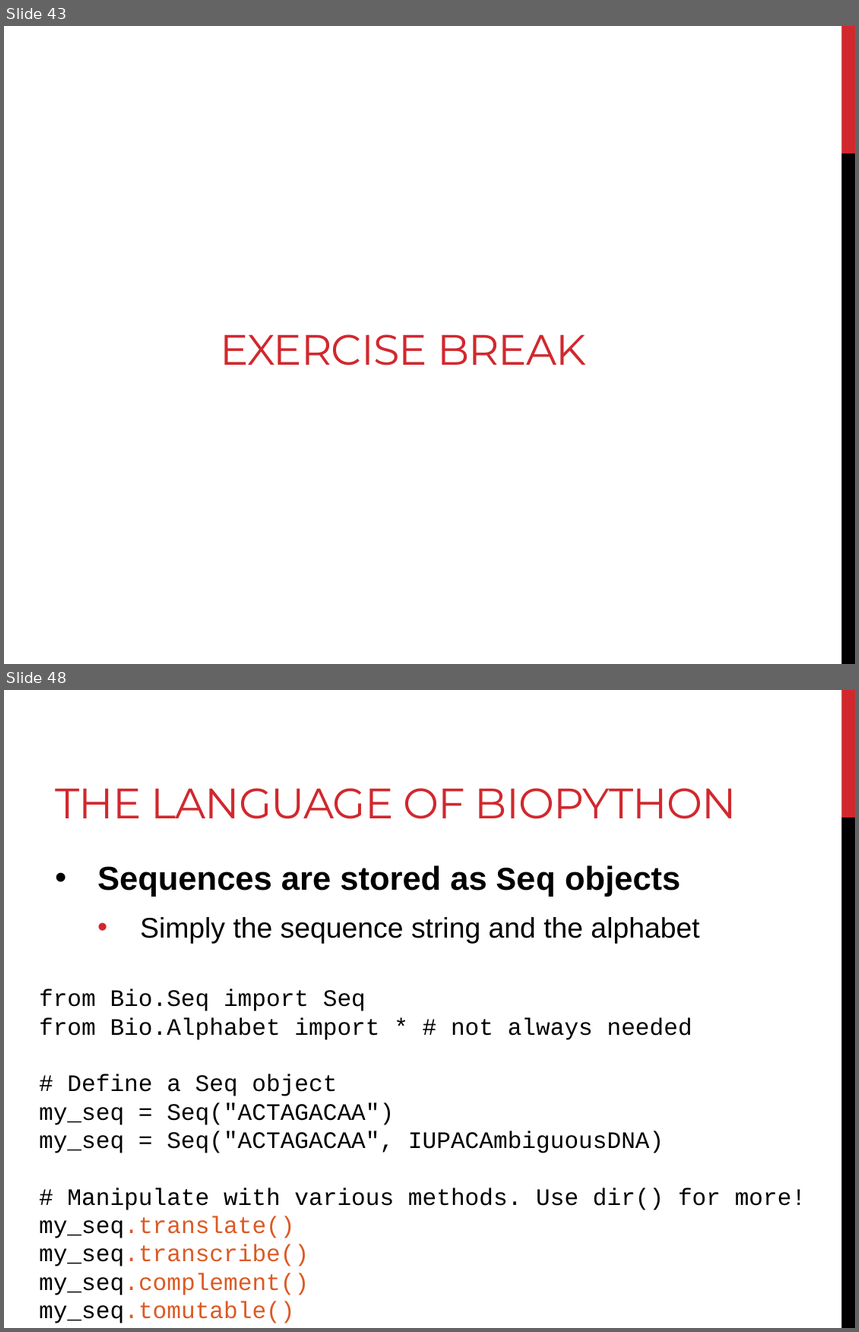
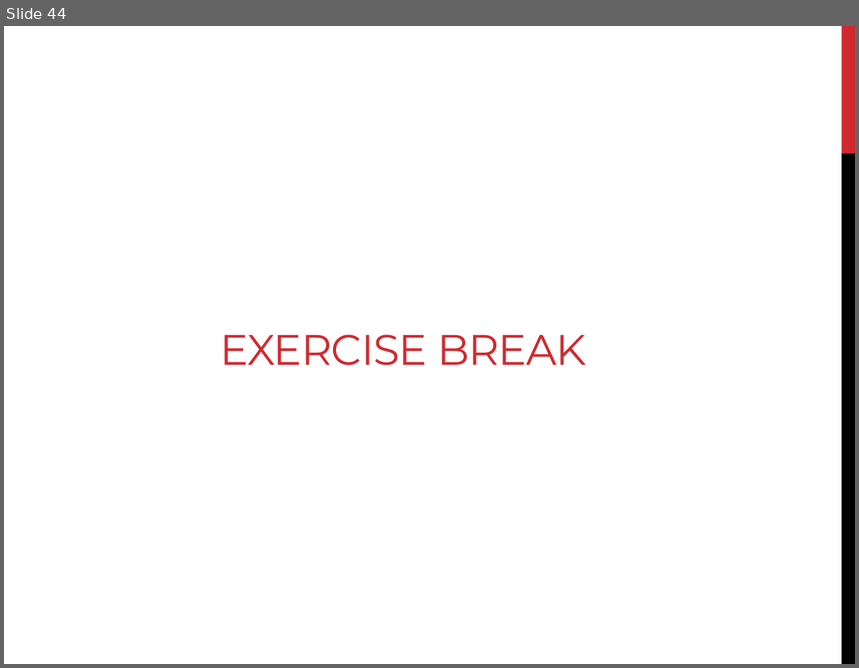
Before and after one commit to BjornFJohansson/ccbb_bigdata2015_python, a slide deck: slides/slides_day4.pptx. Shown one above the other, each under a label of ours: slides 43 and 48 before the commit, slide 44 after it; the slides between them are not shown. The pictures are 859x1332 and 859x668 pixels, drawn with LibreOffice and Linux fonts; fonts in the diff are those of the drawing. Boxes give left, top, right and bottom in pixels: in the first picture for what was removed or moved away, otherwise in the second. Text is boxed around its words. In the diff, an @@ line names an element or a change of style, - is before the commit and + after.

```diff
--- a/slides/slides_day4.pptx
+++ b/slides/slides_day4.pptx
@@ slide 48 removed at (x1=4, y1=690, x2=855, y2=1328), background #FFFFFF; not listed: 2 template elements that a slide beside it also shows @@
@@ title removed at (x1=55, y1=788, x2=737, y2=819) @@
-THE LANGUAGE OF BIOPYTHON
@@ text removed at (x1=97, y1=866, x2=699, y2=944) @@
-• Sequences are stored as Seq objects
-  • Simply the sequence string and the alphabet
@@ text removed at (x1=39, y1=989, x2=806, y2=1324) @@
-from Bio.Seq import Seq
-from Bio.Alphabet import * # not always needed
-# Define a Seq object
-my_seq = Seq("ACTAGACAA")
-my_seq = Seq("ACTAGACAA", IUPACAmbiguousDNA)
-# Manipulate with various methods. Use dir() for more!
-my_seq.translate()
-my_seq.transcribe()
-my_seq.complement()
-my_seq.tomutable()
@@ what was slide 43 is now slide 44 @@
```
Also in this commit, not shown: 6 slides changed, 5 slides added, 36 other slides removed, 1 other file.
